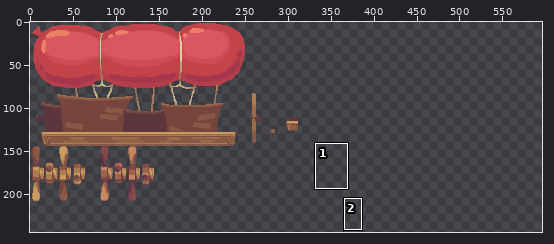
Two versions of one pixel-art file, gfx/misc.aseprite. The picture above shows the old version from afar; the outline marks the close-up.
Close-up. As it was:
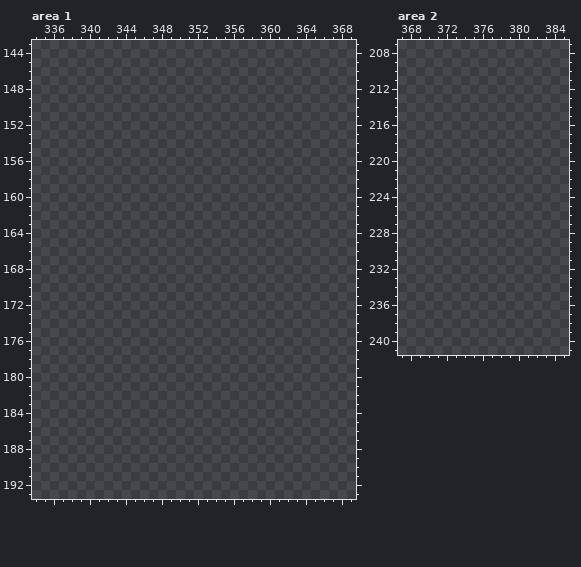
1024x512 pixels, 1 frame. Colours within 5 levels of each other are drawn and written as one. Shown: area 1: x 334..369, y 143..193; area 2: x 367..385, y 207..241. The wide view leaves out empty margins. The commit also changed other parts of the picture, which this record leaves out.
After the commit:
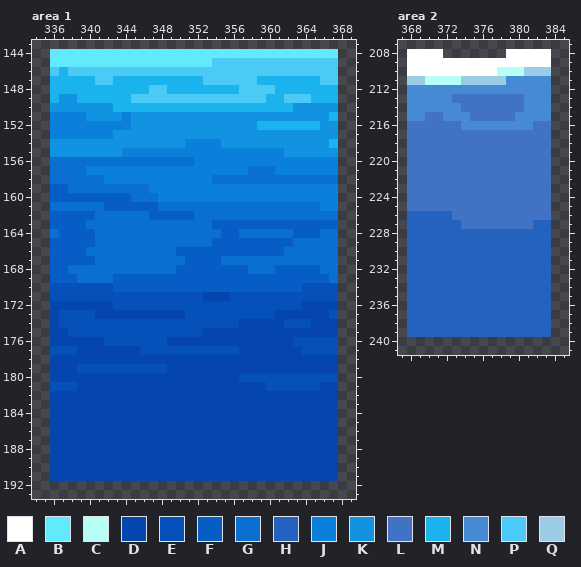
Palette (. is transparent): A #ffffff  B #61eafc  C #b6fff7  D #0546ae  E #0551b9  F #065dc6  G #096fd1  H #2462bf  J #0a80da  K #1193e1  L #4272c4  M #1ab3ed  N #458ad3  P #4bcaf5  Q #9bcce6
Difference:
Area 1:
y 144: x 336..367 ................................ -> BBBBBBBBBBBBBBBBBBBBBBBBBBBBBBBB
y 145: x 336..367 ................................ -> BBBBBBBBBBBBBBBBBBPPPPPPPPPPPPPP
y 146: x 336..367 ................................ -> PMPPPPPPPPPPPPPPPPPPPPPPPPPPPPPP
y 147: x 336..367 ................................ -> MMMMMPPMMMMMMMMMMPPPPPPMMMMMMMPP
y 148: x 336..367 ................................ -> MMMMMMMMMMMPPMMMMMMMMPPPPMMMMMMM
y 149: x 336..367 ................................ -> MKKMMMMMMPPPPPPPPPPPPPPPMMPPPMMM
y 150: x 336..367 ................................ -> KKKKKKKMMMMMMMMMMMMMMMMMMMMKKKKK
y 151: x 336..367 ................................ -> JJJJKKKKJKKKKKKKKKKKKKKKKKKKKKKM
y 152: x 336..367 ................................ -> JJJJJJJJJKKKKKKKKKKKKKKMMMMMMMKK
y 153: x 336..367 ................................ -> JJJJJJJKKKKKKKKKKKKKKKKKKKKKKKKK
y 154: x 336..367 ................................ -> KKKKKKKKKKKKKKKJJJJKKKKKKKKKKKKM
y 155: x 336..367 ................................ -> KKKKKKKKJJJJJJJJJJJJJJJJJJKKKKKK
y 156: x 336..367 ................................ -> GGGGGGGGGGGGGGGGJJJJJJJJJJJJJJJJ
y 157: x 336..367 ................................ -> GGGGJJJJJJJJJJJJJJJJJJGGGJJJJJJJ
y 158: x 336..367 ................................ -> GGGGGGJJJJJJJJJJJJGGGGGGGGGGGGGG
y 159: x 336..367 ................................ -> FFGGGGGGGGGJJJJJJJJJJJJJJJJJJJJJ
y 160: x 336..367 ................................ -> FFFFFFFFFGGGJJJJJJJJJJJJJJJJJJJJ
y 161: x 336..367 ................................ -> GGGGGGFFFFFFGGGGGGGGGGGGGGGGGGJJ
y 162: x 336..367 ................................ -> FFFFFGGGGGGFFFFFGGGGGGGGGGGGGGGG
y 163: x 336..367 ................................ -> FFFFGGGGGGGGGGGGGGFFFFFFFFFFFFFF
y 164: x 336..367 ................................ -> GFFFFGGGGGGGGGGGGGGFFGGGGGGFFFGG
y 165: x 336..367 ................................ -> FFFFFGGGGGGGGGGGGGFFFFFFFFFGGGGG
y 166: x 336..367 ................................ -> FFFFGGGGGGGGGGFFFFFFFFFFFFGGGGGG
y 167: x 336..367 ................................ -> FFFFFGGGGGGGGGGFFFFGGGGGGGGGGGGG
y 168: x 336..367 ................................ -> FFGGGGGGGGGGGGFFFFFFFFGGGFFFFFGG
y 169: x 336..367 ................................ -> FFFGGGGFFFFFFFFFFFFFFFFFFFFFFFFG
y 170: x 336..367 ................................ -> EEEEEEEFFFFFFFFFFFFFFFFFFFFFEEEE
y 171: x 336..367 ................................ -> EEEEEEEEEEEEEEEEEDDDEEEEEEEEEEEE
y 172: x 336..367 ................................ -> DDDDDDDEEEEEEEEEEEEEEEEEEEEEDDDD
y 173: x 336..367 ................................ -> DEEEEDDDDDDDDDDEEEEEEEEEEDDDDDDE
y 174: x 336..367 ................................ -> DEEEEEEEEEEEEEEEEEEEEDDDDDEEEDDD
y 175: x 336..367 ................................ -> DDEEEEEEEEEEEEEEEDDDDDDDDDDDDDDD
y 176: x 336..367 ................................ -> DDDDDDEEEEEEEDDDDDDDDDDDDDDEEEEE
y 177: x 336..367 ................................ -> EEEDDDDDDDEEEEEEEEEEEDDDDDDDEEEE
y 178: x 336..367 ................................ -> DDDDDDDDDDDDDDDDDDDDDDDDDDDDDDDD
y 179: x 336..367 ................................ -> DDDEEEEEEEEEEDDDDDDDDDDDDDDDDDDD
y 180: x 336..367 ................................ -> DDDDDDDDDDDDDDDDDDDDDEEEEEEEEEEE
y 181: x 336..367 ................................ -> EEEDDDDDDDDDDDDDDDDDDDDDEEEEEEDD
y 182..191: x 336..367 ................................ -> DDDDDDDDDDDDDDDDDDDDDDDDDDDDDDDD
Area 2:
y 208: x 368..371 .... -> AAAA; x 379..383 ..... -> AAAAA
y 209: x 368..383 ................ -> AAAAAAAAAAAAAAAA
y 210: x 368..383 ................ -> AAAAAAAAAACCCQQQ
y 211: x 368..383 ................ -> QQCCCCQQQQQNNNNN
y 212: x 368..383 ................ -> NNNNNNNNNNNNNNNN
y 213: x 368..383 ................ -> NNNNNLLLLLLLLNNN
y 214: x 368..383 ................ -> NNNNNNLLLLLLLNNN
y 215: x 368..383 ................ -> NNLLNNNLLLLLNNNN
y 216: x 368..383 ................ -> LLLLLLNNNNNNNNLL
y 217..225: x 368..383 ................ -> LLLLLLLLLLLLLLLL
y 226: x 368..383 ................ -> HHHHHLLLLLLLLLLL
y 227: x 368..383 ................ -> HHHHHHLLLLLLLLHH
y 228..239: x 368..383 ................ -> HHHHHHHHHHHHHHHH
Pixel boxes of the changes (left, top, right, bottom) in both close-ups:
added: (50, 49, 338, 481)
added: (407, 49, 551, 337)
